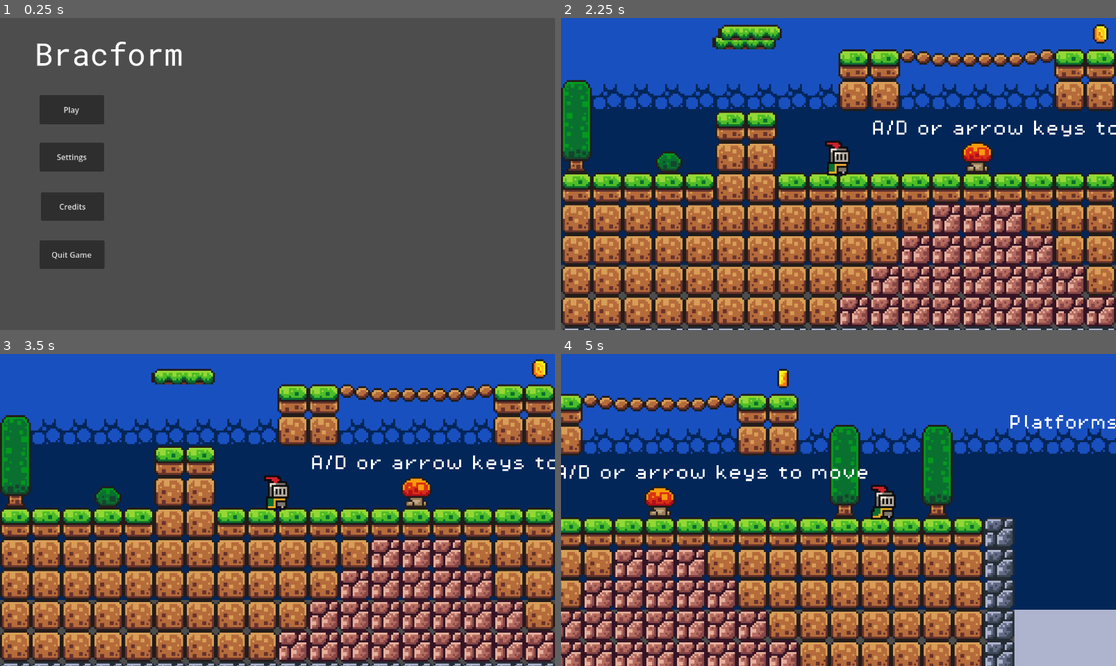
Above: before the commit, frames 1-4 (two rows, left to right).
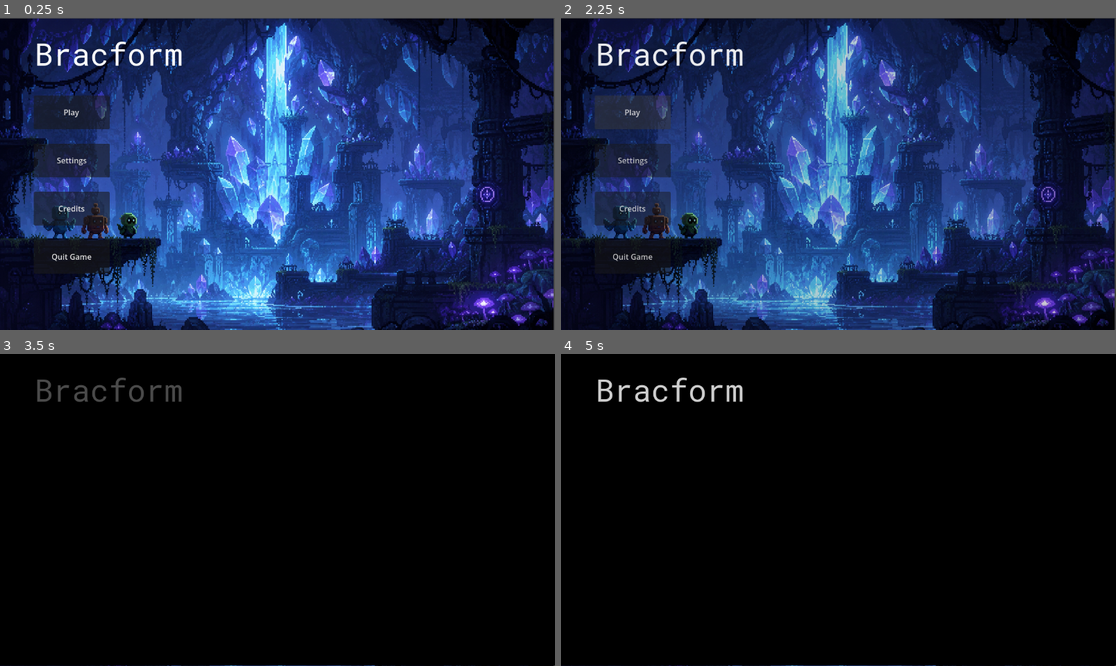
Above: after the commit, the same moments.

Repository: Dranzule/bracform
Game: Godot game, scene res://scenes/UI/MainMenu.tscn
The game is run twice, just before and just after one commit, with the same random seed, the same clock (stepped at 60 frames per second) and the same inputs. Before the commit the project starts from res://scenes/UI/main_menu.tscn.
Inputs (mouse positions are in pixels of both pictures, inside the frame that each line leads up to):
- Up to frame 1 (0.25 s): no input
- Up to frame 2 (2.25 s): click "Settings" at 0.5 s; click "Credits" at 1.25 s; click "Play" at 2 s
- Up to frame 3 (3.5 s): click (72, 447) at 2.75 s, where only the run after the commit has a clickable "Play"
- Up to frame 4 (5 s): hold D (move_right) from 3.53 s (still down); tap Space (jump) at 3.77, 4.52 s

The runs differ from the first frame. In frame 1, 97% of the frame differs, in the area x 0-100%, y 0-100%; in frame 2, 95%; in frame 3, 100%; in frame 4, 100%.

Commit message:
feat: adds background, title and buttons with fade effect
Includes asset. Also may contain some unrelated refactors

Diff:
--- a/scenes/green_slime.tscn
+++ b/scenes/GreenSlime.tscn
@@ -2,7 +2,8 @@
 
 [ext_resource type="Script" uid="uid://bf4fi1kndgkd" path="res://scripts/green_slime.gd" id="1_4ra3w"]
 [ext_resource type="Texture2D" uid="uid://r51q5epopjaf" path="res://assets/sprites/slime_green.png" id="1_md0e3"]
-[ext_resource type="PackedScene" uid="uid://gv0fv7i1xfn2" path="res://scenes/killzone.tscn" id="2_4ra3w"]
+[ext_resource type="PackedScene" uid="uid://gv0fv7i1xfn2" path="res://scenes/Killzone.tscn" id="2_4ra3w"]
+
 
 [sub_resource type="AtlasTexture" id="AtlasTexture_0pvn7"]
 atlas = ExtResource("1_md0e3")
--- /dev/null
+++ b/scenes/UI/FadeTransition.tscn
@@ -0,0 +1,61 @@
+[gd_scene format=3 uid="uid://b4xcpqxn3yjhr"]
+
+[sub_resource type="Animation" id="Animation_hg68p"]
+length = 0.001
+tracks/0/type = "value"
+tracks/0/imported = false
+tracks/0/enabled = true
+tracks/0/path = NodePath(".:color")
+tracks/0/interp = 1
+tracks/0/loop_wrap = true
+tracks/0/keys = {
+"times": PackedFloat32Array(0),
+"transitions": PackedFloat32Array(1),
+"update": 0,
+"values": [Color(0, 0, 0, 1)]
+}
+
+[sub_resource type="Animation" id="Animation_m5nlt"]
+resource_name = "fade_in"
+tracks/0/type = "value"
+tracks/0/imported = false
+tracks/0/enabled = true
+tracks/0/path = NodePath(".:color")
+tracks/0/interp = 1
+tracks/0/loop_wrap = true
+tracks/0/keys = {
+"times": PackedFloat32Array(0, 1),
+"transitions": PackedFloat32Array(1, 1),
+"update": 0,
+"values": [Color(0, 0, 0, 0), Color(0, 0, 0, 1)]
+}
+
+[sub_resource type="Animation" id="Animation_xiutk"]
+resource_name = "fade_out"
+tracks/0/type = "value"
+tracks/0/imported = false
+tracks/0/enabled = true
+tracks/0/path = NodePath(".:color")
+tracks/0/interp = 1
+tracks/0/loop_wrap = true
+tracks/0/keys = {
+"times": PackedFloat32Array(0, 1),
+"transitions": PackedFloat32Array(1, 1),
+"update": 0,
+"values": [Color(0, 0, 0, 1), Color(0, 0, 0, 0)]
+}
+
+[sub_resource type="AnimationLibrary" id="AnimationLibrary_76jtj"]
+_data = {
+&"RESET": SubResource("Animation_hg68p"),
+&"fade_in": SubResource("Animation_m5nlt"),
+&"fade_out": SubResource("Animation_xiutk")
+}
+
+[node name="FadeTransition" type="ColorRect" unique_id=505735446]
+offset_right = 1152.0
+offset_bottom = 647.0
+color = Color(0, 0, 0, 1)
+
+[node name="AnimationPlayer" type="AnimationPlayer" parent="." unique_id=721104756]
+libraries/ = SubResource("AnimationLibrary_76jtj")
--- /dev/null
+++ b/scenes/UI/MainMenu.tscn
@@ -0,0 +1,160 @@
+[gd_scene format=3 uid="uid://cy8rxyfcg6f0c"]
+
+[ext_resource type="Script" uid="uid://hxc1mrnepecd" path="res://scripts/main_menu.gd" id="1_4vh8y"]
+[ext_resource type="Texture2D" uid="uid://ba13h3dgtfji0" path="res://assets/images/menu_background.png" id="2_b1p1q"]
+[ext_resource type="FontFile" uid="uid://cs0crr00vbvd4" path="res://assets/fonts/RobotoMono-VariableFont_wght.ttf" id="3_s7yn2"]
+[ext_resource type="PackedScene" uid="uid://b4xcpqxn3yjhr" path="res://scenes/UI/FadeTransition.tscn" id="4_5r3px"]
+
+[sub_resource type="Animation" id="Animation_4vh8y"]
+length = 0.001
+tracks/0/type = "value"
+tracks/0/imported = false
+tracks/0/enabled = true
+tracks/0/path = NodePath("VBoxContainer:modulate")
+tracks/0/interp = 1
+tracks/0/loop_wrap = true
+tracks/0/keys = {
+"times": PackedFloat32Array(0),
+"transitions": PackedFloat32Array(1),
+"update": 0,
+"values": [Color(1, 1, 1, 1)]
+}
+
+[sub_resource type="Animation" id="Animation_b1p1q"]
+resource_name = "fade_in"
+tracks/0/type = "value"
+tracks/0/imported = false
+tracks/0/enabled = true
+tracks/0/path = NodePath("VBoxContainer:modulate")
+tracks/0/interp = 1
+tracks/0/loop_wrap = true
+tracks/0/keys = {
+"times": PackedFloat32Array(0, 1),
+"transitions": PackedFloat32Array(1, 1),
+"update": 0,
+"values": [Color(1, 1, 1, 1), Color(1, 1, 1, 0)]
+}
+
+[sub_resource type="AnimationLibrary" id="AnimationLibrary_s7yn2"]
+_data = {
+&"RESET": SubResource("Animation_4vh8y"),
+&"fade_in": SubResource("Animation_b1p1q")
+}
+
+[sub_resource type="Animation" id="Animation_s7yn2"]
+length = 0.001
+tracks/0/type = "value"
+tracks/0/imported = false
+tracks/0/enabled = true
+tracks/0/path = NodePath(".:modulate")
+tracks/0/interp = 1
+tracks/0/loop_wrap = true
+tracks/0/keys = {
+"times": PackedFloat32Array(0),
+"transitions": PackedFloat32Array(1),
+"update": 0,
+"values": [Color(1, 1, 1, 1)]
+}
+
+[sub_resource type="Animation" id="Animation_5r3px"]
+resource_name = "fade_in"
+length = 2.0
+tracks/0/type = "value"
+tracks/0/imported = false
+tracks/0/enabled = true
+tracks/0/path = NodePath(".:modulate")
+tracks/0/interp = 1
+tracks/0/loop_wrap = true
+tracks/0/keys = {
+"times": PackedFloat32Array(0, 2),
+"transitions": PackedFloat32Array(1, 1),
+"update": 0,
+"values": [Color(1, 1, 1, 1), Color(1, 1, 1, 0)]
+}
+
+[sub_resource type="AnimationLibrary" id="AnimationLibrary_kgeya"]
+_data = {
+&"RESET": SubResource("Animation_s7yn2"),
+&"fade_in": SubResource("Animation_5r3px")
+}
+
+[node name="MainMenu" type="Node2D" unique_id=1075112577]
+script = ExtResource("1_4vh8y")
+
+[node name="Background" type="Sprite2D" parent="." unique_id=1566690292]
+position = Vector2(572.77167, 326.05984)
+scale = Vector2(0.6892683, 0.6906274)
+texture = ExtResource("2_b1p1q")
+
+[node name="FadeTransition" parent="." unique_id=505735446 instance=ExtResource("4_5r3px")]
+visible = false
+
+[node name="FadeTimer" type="Timer" parent="FadeTransition" unique_id=843719826]
+
+[node name="ButtonManager" type="Control" parent="." unique_id=707357176]
+layout_mode = 3
+anchors_preset = 0
+offset_right = 40.0
+offset_bottom = 40.0
+
+[node name="VBoxContainer" type="VBoxContainer" parent="ButtonManager" unique_id=2068681699]
+custom_minimum_size = Vector2(50, 50)
+layout_mode = 1
+anchors_preset = -1
+anchor_left = 1.7500001
+anchor_top = 3.1750002
+anchor_right = 5.7000003
+anchor_bottom = 13.475
+offset_top = 33.999992
+offset_right = -1.5258789e-05
+offset_bottom = 34.0
+grow_horizontal = 2
+grow_vertical = 2
+theme_override_constants/separation = 30
+
+[node name="Play" type="Button" parent="ButtonManager/VBoxContainer" unique_id=1546543207]
+custom_minimum_size = Vector2(0, 70)
+layout_mode = 2
+text = "Play"
+
+[node name="Settings" type="Button" parent="ButtonManager/VBoxContainer" unique_id=389710156]
+custom_minimum_size = Vector2(0, 70)
+layout_mode = 2
+text = "Settings
+"
+
+[node name="Credits" type="Button" parent="ButtonManager/VBoxContainer" unique_id=1761313378]
+custom_minimum_size = Vector2(0, 70)
+layout_mode = 2
+text = "Credits
+"
+
+[node name="Quit Game" type="Button" parent="ButtonManager/VBoxContainer" unique_id=1158593720]
+custom_minimum_size = Vector2(0, 70)
+layout_mode = 2
+text = "Quit Game
+"
+
+[node name="AnimationPlayer" type="AnimationPlayer" parent="ButtonManager/VBoxContainer" unique_id=958215861]
+root_node = NodePath("../..")
+libraries/ = SubResource("AnimationLibrary_s7yn2")
+
+[node name="Title" type="Label" parent="." unique_id=1425323912]
+offset_left = 62.0
+offset_top = 25.0
+offset_right = 389.0
+offset_bottom = 123.0
+theme_override_fonts/font = ExtResource("3_s7yn2")
+theme_override_font_sizes/font_size = 64
+text = "Bracform"
+horizontal_alignment = 1
+vertical_alignment = 1
+
+[node name="AnimationPlayer" type="AnimationPlayer" parent="Title" unique_id=663169461]
+libraries/ = SubResource("AnimationLibrary_kgeya")
+
+[connection signal="timeout" from="FadeTransition/FadeTimer" to="." method="_on_fade_timer_timeout"]
+[connection signal="pressed" from="ButtonManager/VBoxContainer/Play" to="." method="_on_play_pressed"]
+[connection signal="pressed" from="ButtonManager/VBoxContainer/Settings" to="." method="_on_settings_pressed"]
+[connection signal="pressed" from="ButtonManager/VBoxContainer/Credits" to="." method="_on_credits_pressed"]
+[connection signal="pressed" from="ButtonManager/VBoxContainer/Quit Game" to="." method="_on_quit_game_pressed"]
--- a/scenes/UI/main_menu.tscn
+++ /dev/null
@@ -1,64 +0,0 @@
-[gd_scene format=3 uid="uid://cy8rxyfcg6f0c"]
-
-[ext_resource type="Script" uid="uid://hxc1mrnepecd" path="res://scripts/main_menu.gd" id="1_l6cm7"]
-[ext_resource type="FontFile" uid="uid://cs0crr00vbvd4" path="res://assets/fonts/RobotoMono-VariableFont_wght.ttf" id="2_ekxnf"]
-
-[node name="MainMenu" type="Node2D" unique_id=1075112577]
-script = ExtResource("1_l6cm7")
-
-[node name="ButtonManager" type="Control" parent="." unique_id=707357176]
-layout_mode = 3
-anchors_preset = 0
-offset_right = 40.0
-offset_bottom = 40.0
-
-[node name="Play" type="Button" parent="ButtonManager" unique_id=1546543207]
-layout_mode = 0
-offset_left = 82.0
-offset_top = 160.0
-offset_right = 216.0
-offset_bottom = 221.0
-text = "Play"
-
-[node name="Settings" type="Button" parent="ButtonManager" unique_id=389710156]
-layout_mode = 0
-offset_left = 82.0
-offset_top = 259.0
-offset_right = 216.0
-offset_bottom = 319.0
-text = "Settings
-"
-
-[node name="Credits" type="Button" parent="ButtonManager" unique_id=1761313378]
-layout_mode = 0
-offset_left = 85.0
-offset_top = 362.0
-offset_right = 216.0
-offset_bottom = 421.0
-text = "Credits
-"
-
-[node name="Quit Game" type="Button" parent="ButtonManager" unique_id=1158593720]
-layout_mode = 0
-offset_left = 82.0
-offset_top = 462.0
-offset_right = 217.0
-offset_bottom = 521.0
-text = "Quit Game
-"
-
-[node name="Bracform" type="Label" parent="." unique_id=1425323912]
-offset_left = 62.0
-offset_top = 25.0
-offset_right = 389.0
-offset_bottom = 123.0
-theme_override_fonts/font = ExtResource("2_ekxnf")
-theme_override_font_sizes/font_size = 64
-text = "Bracform"
-horizontal_alignment = 1
-vertical_alignment = 1
-
-[connection signal="pressed" from="ButtonManager/Play" to="." method="_on_play_pressed"]
-[connection signal="pressed" from="ButtonManager/Settings" to="." method="_on_settings_pressed"]
-[connection signal="pressed" from="ButtonManager/Credits" to="." method="_on_credits_pressed"]
-[connection signal="pressed" from="ButtonManager/Quit Game" to="." method="_on_quit_game_pressed"]
--- a/scenes/game.tscn
+++ b/scenes/game.tscn
@@ -1,14 +1,15 @@
 [gd_scene format=4 uid="uid://cybeq7vmuifin"]
 
-[ext_resource type="PackedScene" uid="uid://c8n8eu2m3ka7a" path="res://scenes/player.tscn" id="1_uwrxv"]
+[ext_resource type="PackedScene" uid="uid://c8n8eu2m3ka7a" path="res://scenes/Player.tscn" id="1_uwrxv"]
 [ext_resource type="Script" uid="uid://cjuvttjqa3vuh" path="res://scripts/game_manager.gd" id="2_0tnpc"]
 [ext_resource type="FontFile" uid="uid://bktil0dnrjlq8" path="res://assets/fonts/PixelOperator8-Bold.ttf" id="2_vtaks"]
 [ext_resource type="Texture2D" uid="uid://bthos7ugwx74v" path="res://assets/sprites/world_tileset.png" id="2_yqjtg"]
-[ext_resource type="PackedScene" uid="uid://cocspndet1yjn" path="res://scenes/platform.tscn" id="3_lnu2h"]
-[ext_resource type="PackedScene" uid="uid://deglhb2mi8vc6" path="res://scenes/coin.tscn" id="4_lbhrr"]
-[ext_resource type="PackedScene" uid="uid://gv0fv7i1xfn2" path="res://scenes/killzone.tscn" id="5_iywne"]
-[ext_resource type="PackedScene" uid="uid://bic66jys22ds4" path="res://scenes/green_slime.tscn" id="7_u5sy4"]
+[ext_resource type="PackedScene" uid="uid://cocspndet1yjn" path="res://scenes/Platform.tscn" id="3_lnu2h"]
+[ext_resource type="PackedScene" uid="uid://deglhb2mi8vc6" path="res://scenes/Coin.tscn" id="4_lbhrr"]
+[ext_resource type="PackedScene" uid="uid://gv0fv7i1xfn2" path="res://scenes/Killzone.tscn" id="5_iywne"]
+[ext_resource type="PackedScene" uid="uid://bic66jys22ds4" path="res://scenes/GreenSlime.tscn" id="7_u5sy4"]
 [ext_resource type="FontFile" uid="uid://cndcfmkqdd8y4" path="res://assets/fonts/PixelOperator8.ttf" id="8_gee14"]
+[ext_resource type="PackedScene" uid="uid://b4xcpqxn3yjhr" path="res://scenes/UI/FadeTransition.tscn" id="10_qy1jj"]
 
 [sub_resource type="GDScript" id="GDScript_gee14"]
 
@@ -513,6 +514,21 @@
 horizontal_alignment = 1
 autowrap_mode = 2
 
+[node name="UI" type="Node" parent="." unique_id=1687913878]
+
+[node name="FadeTransition" parent="UI" unique_id=505735446 instance=ExtResource("10_qy1jj")]
+visible = false
+anchors_preset = -1
+anchor_left = 0.082465276
+anchor_top = -0.0015432099
+anchor_right = -0.6675347
+anchor_bottom = -0.75
+offset_left = -239.0
+offset_top = -80.0
+offset_right = 913.0
+offset_bottom = 567.0
+metadata/_edit_use_anchors_ = true
+
 [node name="tilemap" type="TileMapLayer" parent="." unique_id=812223777]
 tile_map_data = PackedByteArray("AAD//wAAAAAAAAAAAAD3/wAAAAAAAAAAAAD4/wAAAAAAAAAAAAD5/wAAAAAAAAAAAAD6/wAAAAAAAAAAAAD7/w …(21536 unchanged characters)…
 tile_set = SubResource("TileSet_lbhrr")
@@ -658,5 +674,3 @@
 theme_override_font_sizes/font_size = 8
 text = "Dodge enemies!
 "
-
-[node name="UI" type="Node" parent="." unique_id=1687913878]
--- a/scripts/game_manager.gd
+++ b/scripts/game_manager.gd
@@ -6,3 +6,6 @@
 func addPoint():
 	score += 1
 	score_label.text = "Congratulations! \n You've collected " + str(score) + " coin(s)!"
+
+func _ready():
+	$"../UI/FadeTransition/AnimationPlayer".play("fade_out")
--- a/scripts/main_menu.gd
+++ b/scripts/main_menu.gd
@@ -1,13 +1,14 @@
 extends Node2D
 
-func _ready() -> void:
-	pass
-
-func process() -> void:
-	pass
+var button_type = null
 
 func _on_play_pressed() -> void:
-	get_tree().change_scene_to_file("res://scenes/game.tscn")
+	button_type = "start"
+	$FadeTransition.show()
+	$FadeTransition/FadeTimer.start(3)
+	$FadeTransition/AnimationPlayer.play("fade_in")
+	$ButtonManager/VBoxContainer/AnimationPlayer.play("fade_in")
+	$Title/AnimationPlayer.play("fade_in")
 
 func _on_settings_pressed() -> void:
 	pass # Replace with function body.
@@ -17,3 +18,8 @@
 
 func _on_quit_game_pressed() -> void:
 	pass # Replace with function body.
+
+func _on_fade_timer_timeout() -> void:
+	match button_type:
+		"start":
+			get_tree().change_scene_to_file("res://scenes/Game.tscn")
Binary file added: assets/images/menu_background.png
Renamed: scenes/UI/options_menu.tscn -> scenes/UI/OptionsMenu.tscn
